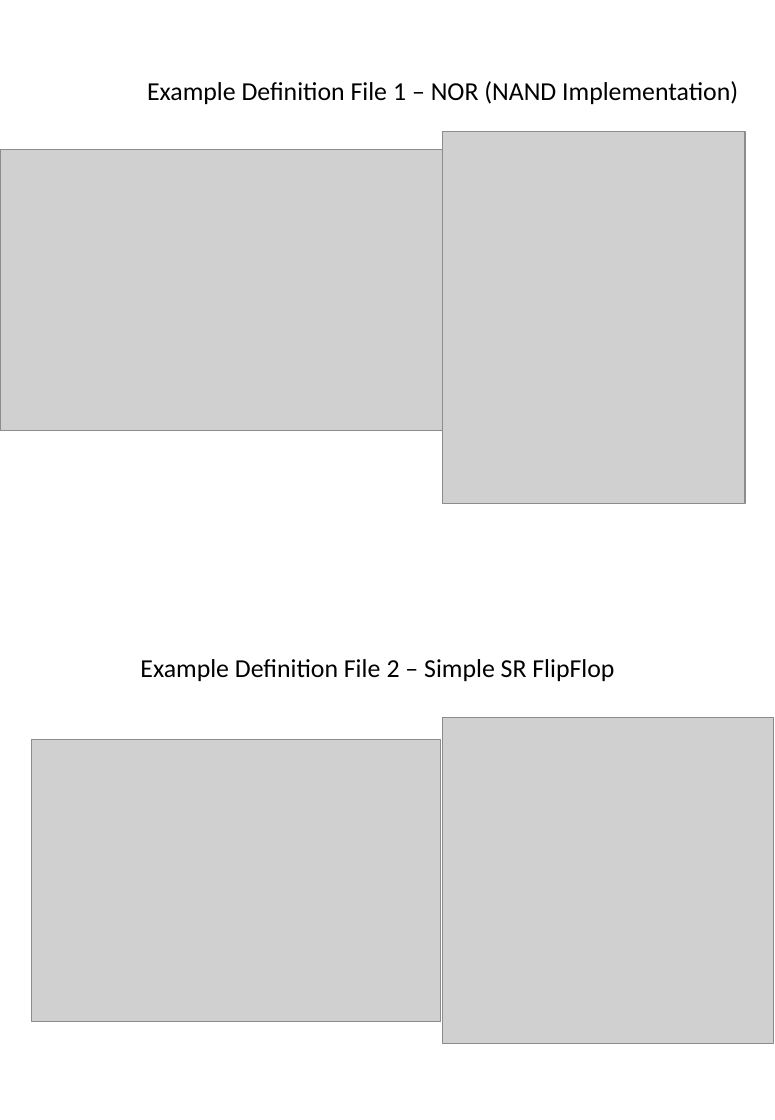
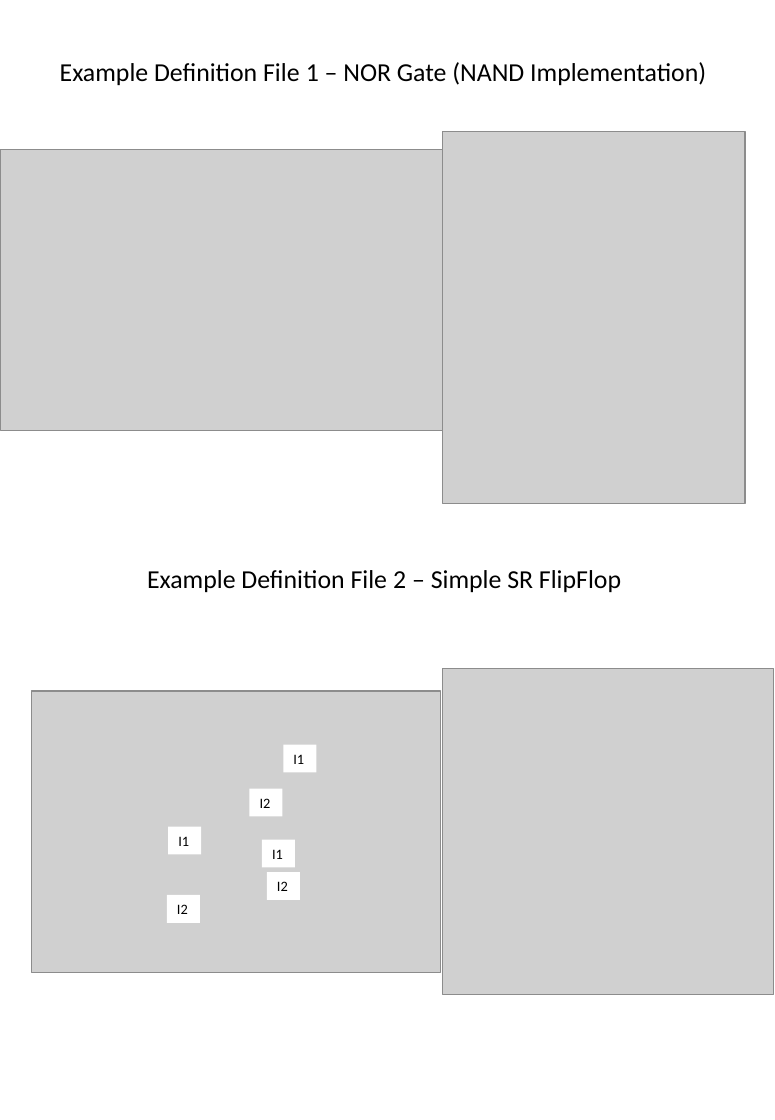
Before and after one commit to XiaoLuoLYG/GF2_Software, a slide deck: slide 2 of Definition_file_exmple.pptx (slide 1 before the commit). Drawn at 775x1120 pixels with LibreOffice and Linux fonts; fonts in the diff are those of the drawing; grey boxes stand for pictures. Boxes give left, top, right and bottom in pixels: in the first picture for what was removed or moved away, otherwise in the second. Text is boxed around its words. In the diff, an @@ line names an element or a change of style, - is before the commit and + after.

```diff
--- a/Definition_file_exmple.pptx
+++ b/Definition_file_exmple.pptx
@@ text at [60,62,706,85]: text changed @@
-Example Definition File 1 – NOR (NAND Implementation)
+Example Definition File 1 – NOR Gate (NAND Implementation)
@@ text "Example Definition File 2 – ...": place and size @@
-text "Example Definition File 2 – ..." at [140,659,614,681]
+text "Example Definition File 2 – ..." at [147,570,621,592]
@@ picture: place and size @@
-picture at [443,717,774,1043]
+picture at [443,669,774,994]
@@ picture: place and size @@
-picture at [31,740,440,1021]
+picture at [31,690,440,971]
@@ rectangle added at [283,744,316,772], fill #FFFFFF, 10 pt, text #000000 @@
+I1
@@ rectangle added at [249,788,282,816], fill #FFFFFF, 10 pt, text #000000 @@
+I2
@@ rectangle added at [168,827,202,855], fill #FFFFFF, 10 pt, text #000000 @@
+I1
@@ rectangle added at [261,839,294,867], fill #FFFFFF, 10 pt, text #000000 @@
+I1
@@ rectangle added at [166,895,199,923], fill #FFFFFF, 10 pt, text #000000 @@
+I2
@@ rectangle added at [267,871,300,899], fill #FFFFFF, 10 pt, text #000000 @@
+I2
```
Also in this commit, not shown: 1 other slide changed, 1 slide added, 3 other files.
